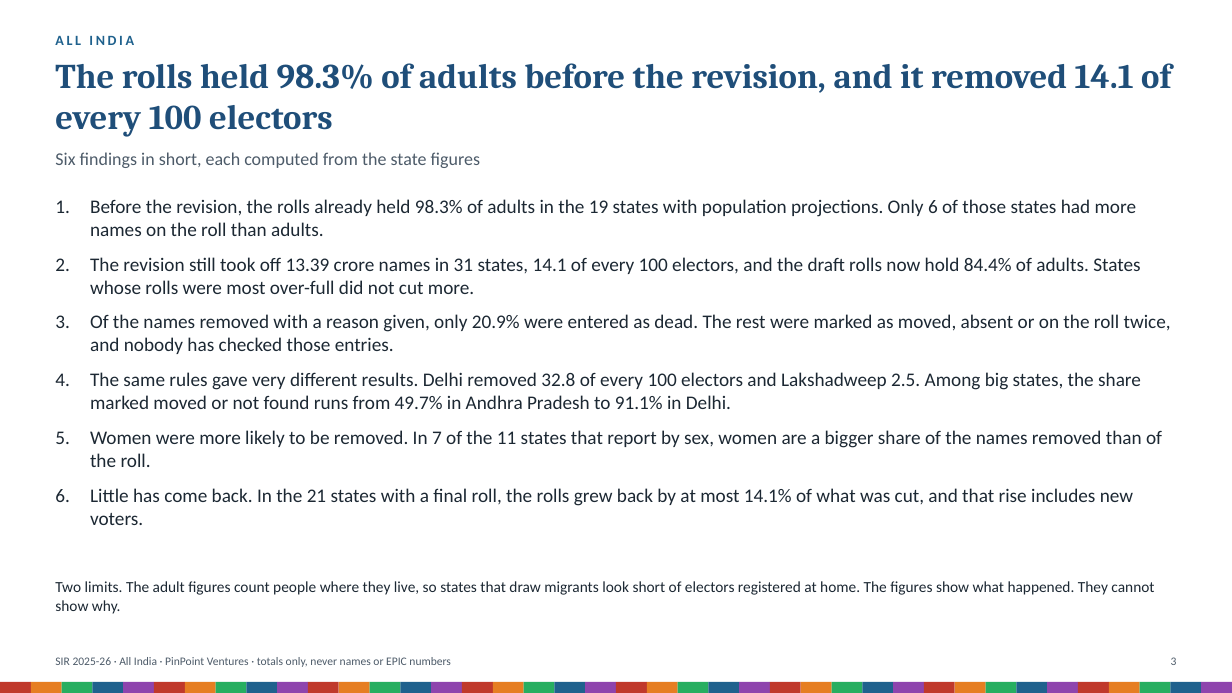
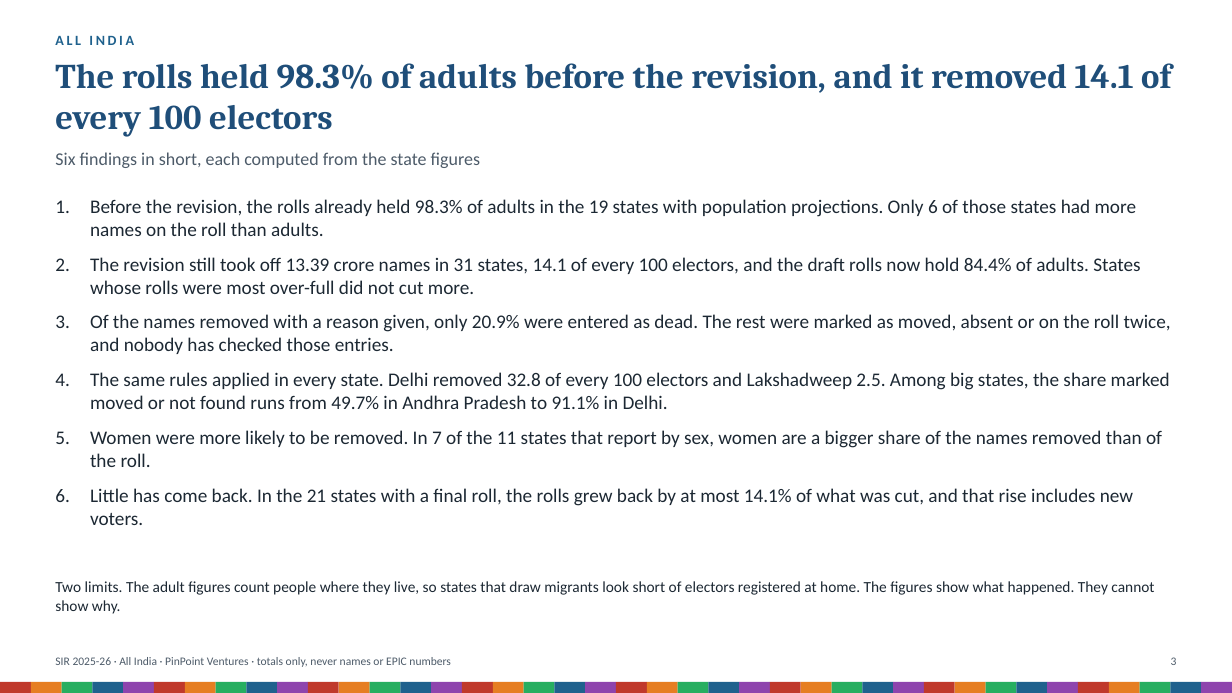
Before and after one commit to Varnasr/INDIA-DATA, a slide deck: slide 3 of reports/sir-india-deck.pptx. Drawn at 1232x693 pixels with LibreOffice and Linux fonts; fonts in the diff are those of the drawing. Boxes give left, top, right and bottom in pixels: in the first picture for what was removed or moved away, otherwise in the second. Text is boxed around its words. In the diff, an @@ line names an element or a change of style, - is before the commit and + after.

```diff
--- a/reports/sir-india-deck.pptx
+++ b/reports/sir-india-deck.pptx
@@ text at (90, 372, 1170, 409): text changed @@
-4. The same rules gave very different results. Delhi removed 32.8 of every 100 electors and Lakshadweep 2.5. Among big states, the share marked moved or not found runs from 49.7% in Andhra Pradesh to 91.1% in Delhi.
+4. The same rules applied in every state. Delhi removed 32.8 of every 100 electors and Lakshadweep 2.5. Among big states, the share marked moved or not found runs from 49.7% in Andhra Pradesh to 91.1% in Delhi.
```
Also in this commit, not shown: 1 other slide changed, 19 other files.
